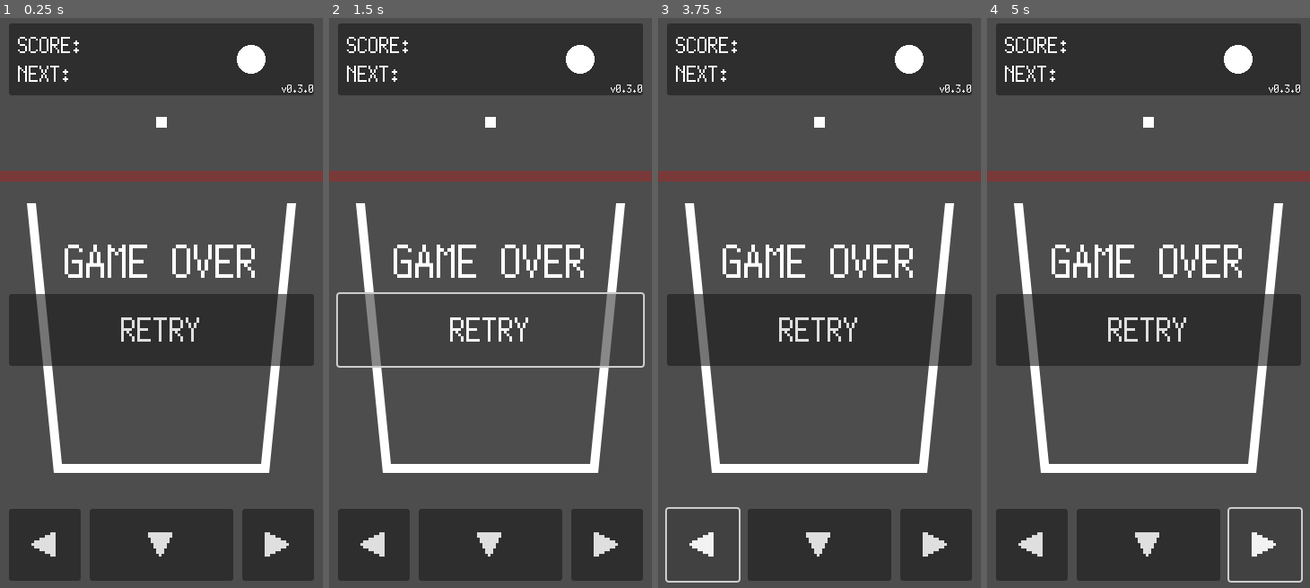
Above: before the commit, frames 1-4 (left to right).
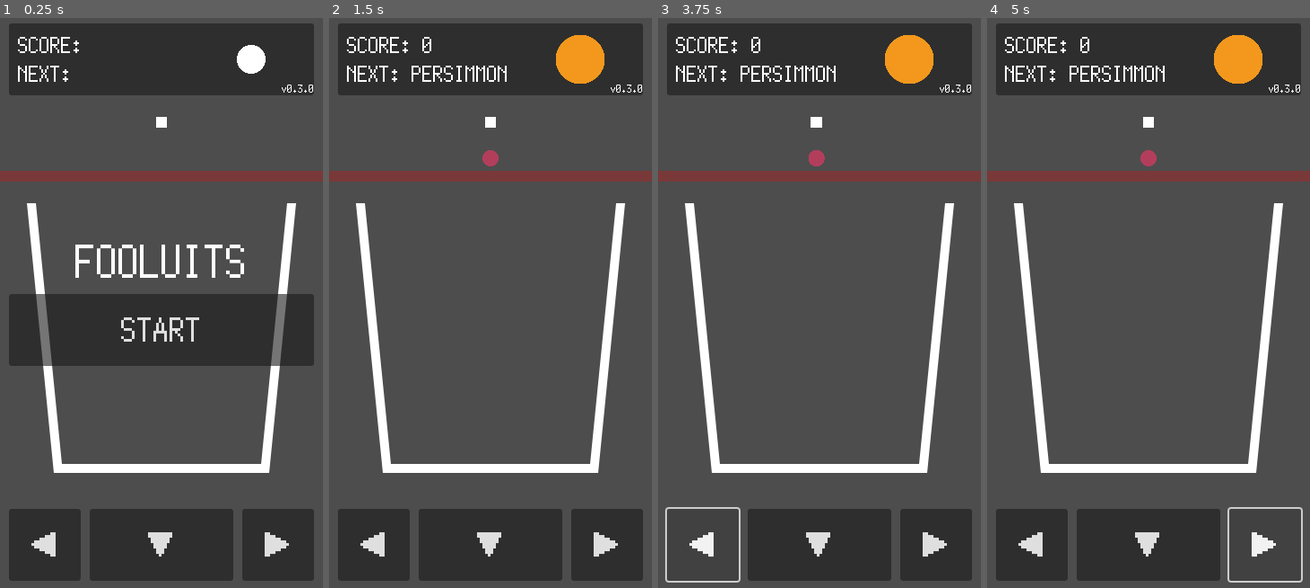
Above: after the commit, the same moments.

Repository: kamikoloss/fruits-puzzle
Game: Godot game, scene res://scenes/main.tscn
Two runs of this game, one before a commit and one after it. Both use one fixed random seed, a clock stepped at 60 frames per second and the inputs below.
Inputs (mouse positions are in pixels of both pictures, inside the frame that each line leads up to):
- Up to frame 1 (0.25 s): no input
- Up to frame 2 (1.5 s): click "▼" at 0.5 s; click "RETRY" (after the commit: "START") at 1.25 s
- Up to frame 3 (3.75 s): click (819, 331) at 2 s, where only the run before the commit has a clickable "RETRY"; click (819, 331) at 2.75 s, where only the run before the commit has a clickable "RETRY"; click "◀" at 3.5 s
- Up to frame 4 (5 s): click "▶" at 4.25 s

The runs differ from the first frame. In frame 1, 1.9% of the frame differs, in the area x 20-79%, y 39-57%; in frame 2, 4.5%; in frame 3, 15%, in the area x 2-98%, y 2-62%; in frame 4, 15%.
Error before the commit: Parse Error: Function "_is_fell_fruit()" not found in base self. (res://scenes/game.gd:98)

Commit message:
ゲームオーバー条件を正確にした

Diff:
--- a/scenes/fruit.gd
+++ b/scenes/fruit.gd
@@ -93,24 +93,24 @@
 	_conbined_fruit.rb.position = rb.position.lerp(_other_fruit.rb.position, 0.5)
 	get_tree().root.get_node("Main/Game/Fruits").add_child(_conbined_fruit)
 
-	Global.fruit_conbined.emit()
+	Global.fruit_conbined.emit(id)
 
 	print("Fruits are conbined. (id: {id1}, {id2})".format({"id1": _other_fruit.id, "id2": id}))
 
 
-# 衝突相手が自分と同じ種類の自分より若いフルーツかどうかを取得する
+# 触れた相手が自分と同じ種類の自分より若いフルーツかどうかを取得する
 func _is_same_fresh_fruit(body):
 	var _fruit = body.get_node("../")
 
-	# 衝突相手がフルーツではない場合
+	# 触れた相手がフルーツではない場合
 	if (!_fruit.is_in_group("Fruit")):
 		return false
-	# 衝突相手が違う種類の場合
+	# 触れた相手が違う種類の場合
 	if (_fruit.type != type):
 		return false
-	# 衝突相手が自分より古い場合
+	# 触れた相手が自分より古い場合
 	# 自分自身と無限に合体するバグがあるため ">" ではなく ">=" とする
 	if (_fruit.id >= id):
 		return false
-	# 衝突相手が自分と同じ種類の自分より若いフルーツの場合
+	# 触れた相手が自分と同じ種類の自分より若いフルーツの場合
 	return true
--- a/scenes/game.gd
+++ b/scenes/game.gd
@@ -23,6 +23,7 @@
 var _current_fruit = null
 var _current_fruit_id = 0
 var _next_fruit_type = Global.FruitType.NONE
+var _dead_fruit_id_list = []
 
 # ボタンの状態
 var _is_button_left_down = false
@@ -61,8 +62,9 @@
 	_title_label.text = "FOOLUITS"
 	_start_button.text = "START"
 
-	# Signal 設定
+	# Signal 接続
 	Global.score_changed.connect(_on_score_changed)
+	Global.fruit_fell.connect(_on_fruit_fell)
 	Global.fruit_conbined.connect(_on_fruit_conbined)
 
 	_is_game_active = false
@@ -79,8 +81,14 @@
 	_score_label.text = "SCORE: {0}".format([score])
 
 
+# フルーツ落下時の処理
+func _on_fruit_fell(fruit_id):
+	if (fruit_id in _dead_fruit_id_list):
+		_end_game()
+
+
 # フルーツ合体時の処理
-func _on_fruit_conbined():
+func _on_fruit_conbined(fruit_id):
 	# ゲーム進行中ではない場合: 何もしない
 	# ゲーム終了時の音を優先するため
 	if !_is_game_active:
@@ -92,11 +100,22 @@
 	_audio_player.play()
 
 
-# DeadLine/Area2D 衝突時の処理
+# DeadLine/Area2D に触れたときの処理
 func _on_area_2d_body_entered(body):
-	# 衝突相手が落下したフルーツの場合: ゲームを終了する
-	if (_is_fell_fruit(body)):
-		_end_game()
+	var _fruit = body.get_node("../")
+
+	# 触れた相手がフルーツの場合: ID をリストに追加する
+	if (_fruit.is_in_group("Fruit")):
+		_dead_fruit_id_list.append(_fruit.id)
+
+
+# DeadLine/Area2D から離れたときの処理
+func _on_area_2d_body_exited(body):
+	var _fruit = body.get_node("../")
+
+	# 触れた相手がフルーツの場合: ID をリストから削除する
+	if (_fruit.is_in_group("Fruit")):
+		_dead_fruit_id_list.erase(_fruit.id)
 
 
 func _on_start_button_up():
@@ -130,6 +149,10 @@
 	_drop_fruit()
 	# 空から振ってきたフルーツが落下するまで待つ
 	await Global.fruit_fell_from_sky
+
+	if !_is_game_active:
+		return
+
 	# 次のフルーツを作成する
 	_create_new_fruit()
 
@@ -154,8 +177,8 @@
 	set_process(false)
 
 	# バケツ内のフルーツをすべて静止させる
-	for node in _fruits.get_children():
-		node.rb.sleeping = true
+	for _fruit in _fruits.get_children():
+		_fruit.rb.sleeping = true
 
 	# SE を鳴らす
 	_audio_player.stop()
@@ -176,16 +199,15 @@
 	Global.score = 0
 
 	# Private
-	_is_game_active = false
 	_current_fruit = null
 	_current_fruit_id = 0
 	_next_fruit_type = Global.FruitType.NONE
 	_dead_fruit_id_list = []
 
 	# バケツ内のフルーツをすべて破棄する
-	for node in _fruits.get_children():
-		_fruits.remove_child(node)
-		node.queue_free()
+	for _fruit in _fruits.get_children():
+		_fruits.remove_child(_fruit)
+		_fruit.queue_free()
 
 
 # 新しいフルーツを作成する
--- a/scenes/main.tscn
+++ b/scenes/main.tscn
@@ -181,3 +181,4 @@
 [connection signal="button_down" from="UI/CanvasLayer/VBoxContainer/Footer/Buttons/Right" to="Game" method="_on_right_button_down"]
 [connection signal="button_up" from="UI/CanvasLayer/VBoxContainer/Footer/Buttons/Right" to="Game" method="_on_right_button_up"]
 [connection signal="body_entered" from="Game/DeadLine/Area2D" to="Game" method="_on_area_2d_body_entered"]
+[connection signal="body_exited" from="Game/DeadLine/Area2D" to="Game" method="_on_area_2d_body_exited"]
